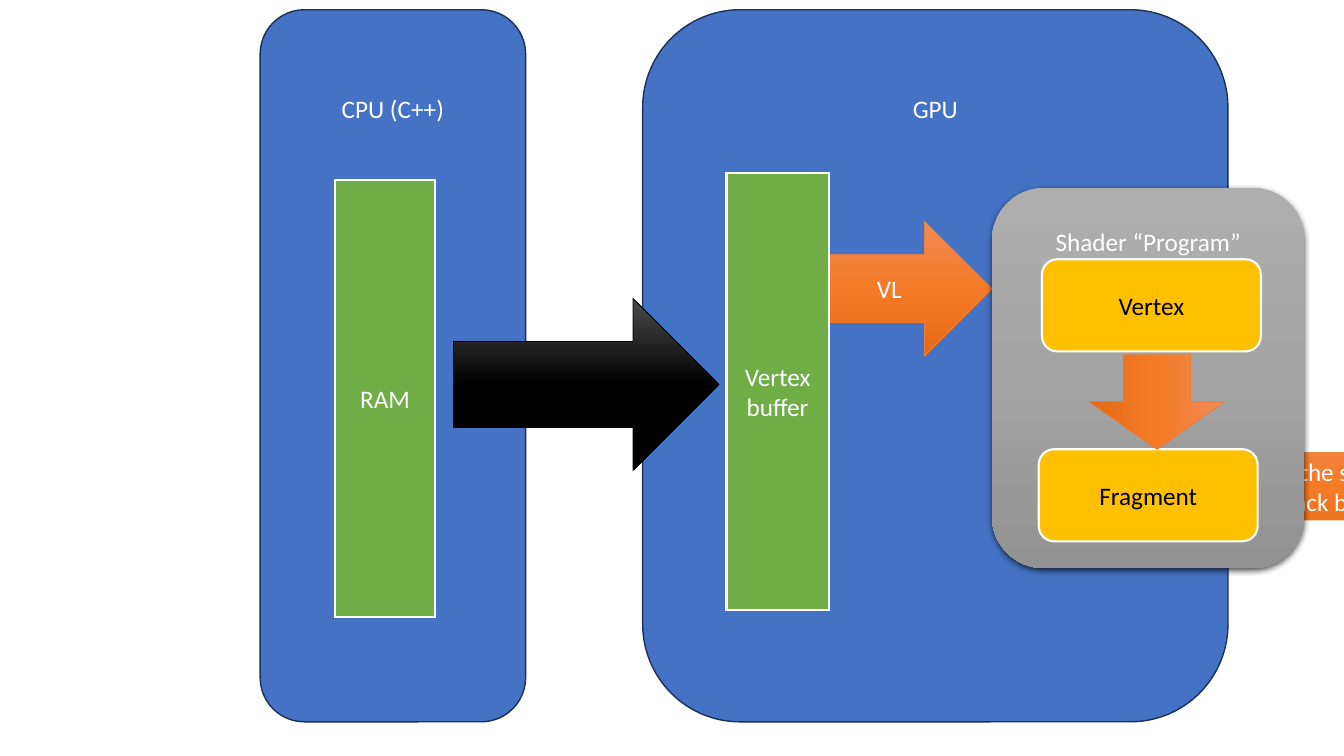
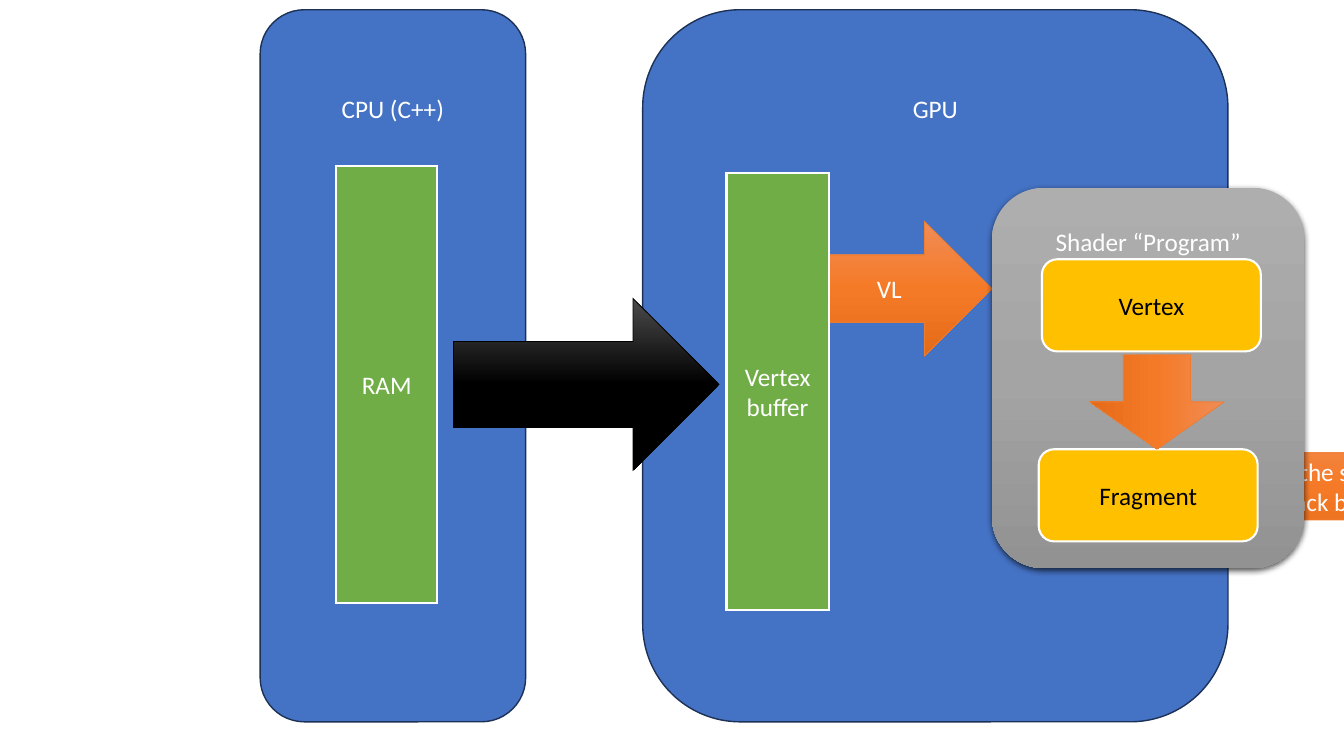
Before and after one commit to FeeneyCodes/INFO-3111--01-01PT--26S, a slide deck: slide 1 of Lectures/Day_02/Pipeline.pptx. Drawn at 1344x756 pixels with LibreOffice and Linux fonts; fonts in the diff are those of the drawing. Boxes give left, top, right and bottom in pixels: in the first picture for what was removed or moved away, otherwise in the second. Text is boxed around its words. In the diff, an @@ line names an element or a change of style, - is before the commit and + after.

```diff
--- a/Lectures/Day_02/Pipeline.pptx
+++ b/Lectures/Day_02/Pipeline.pptx
@@ rectangle "RAM": place and size @@
-rectangle "RAM" at box(335, 179, 436, 616)
+rectangle "RAM" at box(337, 166, 438, 603)
```
Also in this commit, not shown: 2 other slides changed, 3 slides added, 13 other files.
